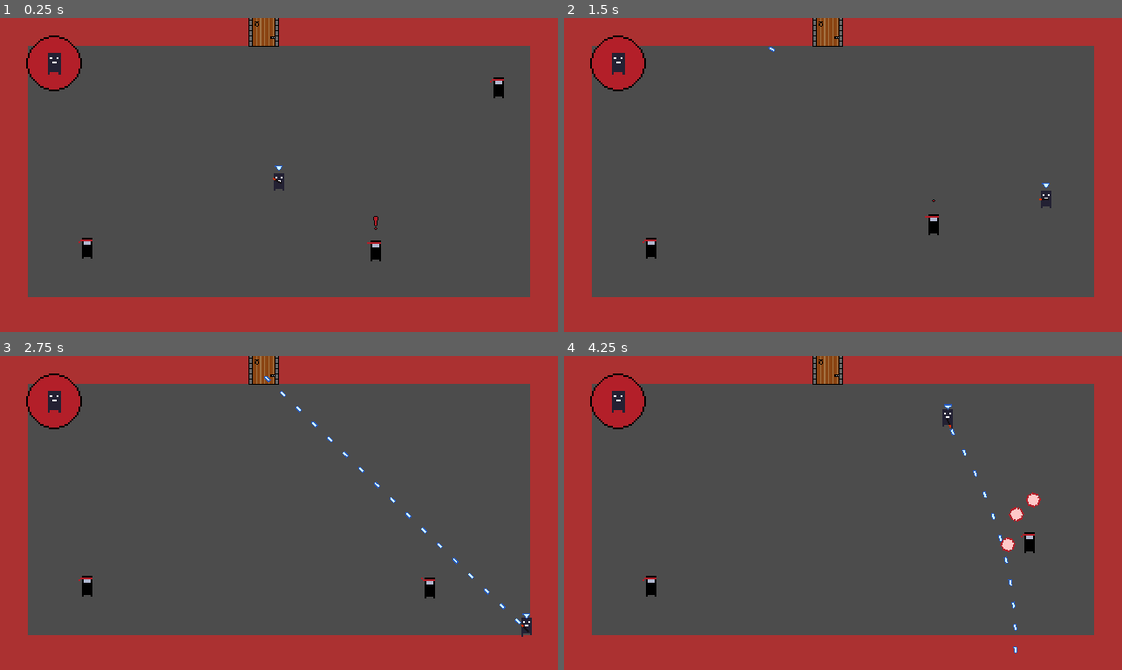
Above: before the commit, frames 1-4 (two rows, left to right).
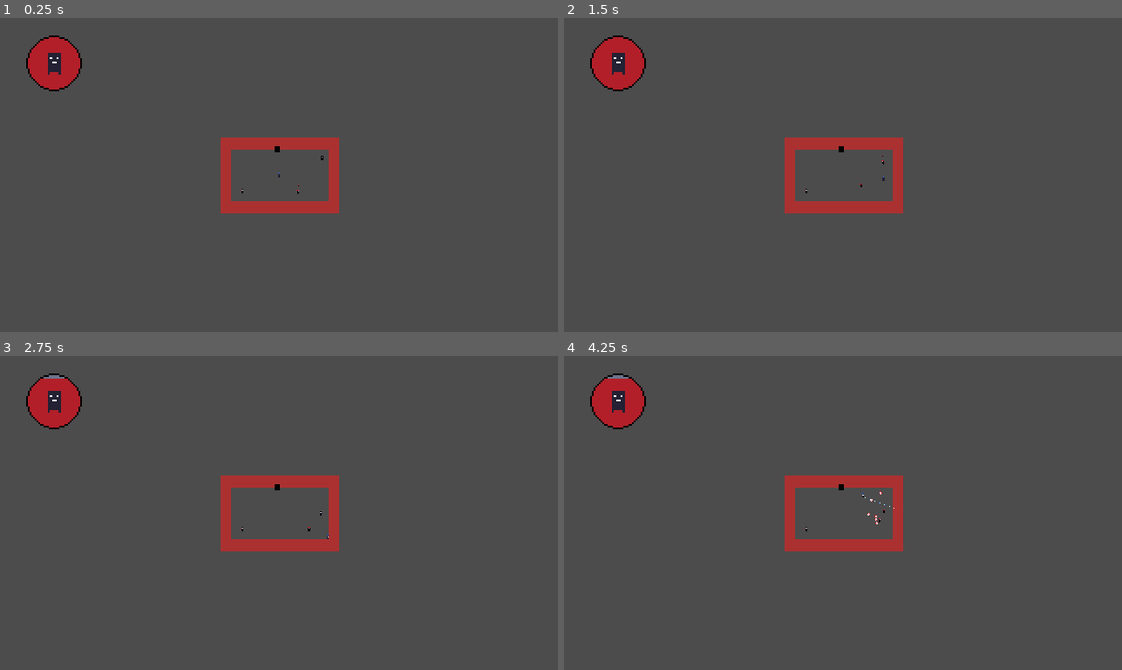
Above: after the commit, the same moments.

Repository: Mat12143/DreamOut
Game: Godot game, scene res://MatWorld.tscn
Two runs of this game, one before a commit and one after it. Both use one fixed random seed, a clock stepped at 60 frames per second and the inputs below. Before the commit the project starts from res://World.tscn.
Inputs (mouse positions are in pixels of both pictures, inside the frame that each line leads up to):
- Up to frame 1 (0.25 s): no input
- Up to frame 2 (1.5 s): tap Enter at 0.5, 1.35 s; move the mouse to (965, 159) at 0.52 s; press the mouse at (965, 159) at 0.53 s; hold Right (ui_right) 0.53-1.28 s; move the mouse to (731, 190) at 1.27 s; release the mouse at (731, 190) at 1.28 s; hold Down (ui_down) from 1.28 s (still down)
- Up to frame 3 (2.75 s): move the mouse to (334, 443) at 2.02 s; release Down (ui_down) at 2.03 s; press the mouse at (334, 443) at 2.03 s; hold Right (ui_right) from 2.03 s (still down)
- Up to frame 4 (4.25 s): move the mouse to (815, 575) at 2.77 s; release Right (ui_right) at 2.78 s; release the mouse at (815, 575) at 2.78 s; hold Up (ui_up) 2.78-3.53 s; tap Enter at 2.85 s; move the mouse to (1010, 560) at 3.52 s; press the mouse at (1010, 560) at 3.53 s; hold Left (ui_left) from 3.53 s (still down)

The runs differ from the first frame. In frame 1, 31% of the frame differs, in the area x 0-100%, y 0-100%; in frame 2, 31%; in frame 3, 31%; in frame 4, 31%.

Commit message:
Sistema di Generazione Stanze + BackDoor

Diff:
--- /dev/null
+++ b/MatWorld.tscn
@@ -0,0 +1,83 @@
+[gd_scene load_steps=10 format=2]
+
+[ext_resource path="res://scenes/Player.tscn" type="PackedScene" id=1]
+[ext_resource path="res://scripts/DugeonSpawn.gd" type="Script" id=2]
+[ext_resource path="res://sprites/Player/giuratore.png" type="Texture" id=3]
+[ext_resource path="res://sfx/music/temporaryMusic.mp3" type="AudioStream" id=4]
+[ext_resource path="res://sprites/playerBar.png" type="Texture" id=5]
+[ext_resource path="res://sprites/PlayerPortrait.png" type="Texture" id=6]
+[ext_resource path="res://scripts/GlobalEventManager.gd" type="Script" id=7]
+[ext_resource path="res://scripts/HUD.gd" type="Script" id=8]
+[ext_resource path="res://scripts/saveManager.gd" type="Script" id=9]
+
+[node name="World" type="YSort"]
+
+[node name="DungeonSpawn" type="Node2D" parent="."]
+script = ExtResource( 2 )
+
+[node name="Player" parent="." instance=ExtResource( 1 )]
+position = Vector2( 160, 91 )
+acceleration = 650
+max_speed = 150
+
+[node name="AudioStreamPlayer" type="AudioStreamPlayer" parent="."]
+stream = ExtResource( 4 )
+volume_db = -25.0
+
+[node name="HUD" type="CanvasLayer" parent="."]
+script = ExtResource( 8 )
+
+[node name="PortraitAndHealth" type="Control" parent="HUD"]
+margin_left = 15.0
+margin_top = 10.0
+margin_right = 48.0
+margin_bottom = 43.0
+__meta__ = {
+"_edit_use_anchors_": false
+}
+
+[node name="Portrait" type="TextureRect" parent="HUD/PortraitAndHealth"]
+margin_right = 32.0
+margin_bottom = 32.0
+texture = ExtResource( 6 )
+__meta__ = {
+"_edit_use_anchors_": false
+}
+
+[node name="HPBar" type="TextureProgress" parent="HUD/PortraitAndHealth/Portrait"]
+margin_top = 32.0
+margin_right = 32.0
+margin_bottom = 64.0
+rect_rotation = -90.0
+value = 100.0
+texture_progress = ExtResource( 5 )
+__meta__ = {
+"_edit_use_anchors_": false
+}
+
+[node name="TextureRect" type="TextureRect" parent="HUD/PortraitAndHealth/Portrait"]
+margin_left = 6.0
+margin_top = 6.0
+margin_right = 26.0
+margin_bottom = 26.0
+texture = ExtResource( 3 )
+expand = true
+__meta__ = {
+"_edit_use_anchors_": false
+}
+
+[node name="GlobalEventManager" type="Node2D" parent="."]
+script = ExtResource( 7 )
+
+[node name="Node2D" type="Node2D" parent="."]
+script = ExtResource( 9 )
+
+[node name="Camera2D" type="Camera2D" parent="."]
+position = Vector2( 160, 90 )
+current = true
+zoom = Vector2( 5, 5 )
+
+[connection signal="messageEntered" from="GlobalEventManager" to="GlobalEventManager" method="_on_GlobalEventManager_messageEntered"]
+[connection signal="playerHit" from="GlobalEventManager" to="Player" method="_on_GlobalEventManager_playerHit"]
+[connection signal="playerHit" from="GlobalEventManager" to="HUD" method="_on_GlobalEventManager_playerHit"]
+[connection signal="upgradePickedUp" from="GlobalEventManager" to="GlobalEventManager" method="_on_GlobalEventManager_upgradePickedUp"]
--- a/project.godot
+++ b/project.godot
@@ -21,7 +21,7 @@
 [application]
 
 config/name="Gioco Pazzo"
-run/main_scene="res://World.tscn"
+run/main_scene="res://MatWorld.tscn"
 config/icon="res://icon.png"
 
 [display]
--- a/rooms/StartRoom.tscn
+++ b/rooms/StartRoom.tscn
@@ -1,7 +1,6 @@
-[gd_scene load_steps=10 format=2]
+[gd_scene load_steps=5 format=2]
 
 [ext_resource path="res://tile.png" type="Texture" id=1]
-[ext_resource path="res://sprites/room/door.png" type="Texture" id=2]
 [ext_resource path="res://scenes/enemies/ninja.tscn" type="PackedScene" id=4]
 
 [sub_resource type="ConvexPolygonShape2D" id=1]
@@ -39,74 +38,18 @@
 } ]
 0/z_index = 0
 
-[sub_resource type="RectangleShape2D" id=3]
-extents = Vector2( 14, 15 )
-
-[sub_resource type="RectangleShape2D" id=4]
-extents = Vector2( 13.5, 15 )
-
-[sub_resource type="RectangleShape2D" id=5]
-extents = Vector2( 8.5, 20 )
-
-[sub_resource type="RectangleShape2D" id=6]
-extents = Vector2( 8.5, 18.5 )
-
 [node name="Room" type="Node2D"]
+scale = Vector2( 0.968171, 1.03736 )
+__meta__ = {
+"_edit_horizontal_guides_": [  ]
+}
 
 [node name="Map" type="TileMap" parent="."]
 tile_set = SubResource( 2 )
 cell_size = Vector2( 16, 16 )
+show_collision = true
 format = 1
 tile_data = PoolIntArray( -1, 0, 0, -65536, 0, 0, -65535, 0, 0, -65534, 0, 0, -65533, 0, 0, -65532, 0, 0, -65531, 0, 0, …(1541 unchanged characters)…
-
-[node name="Right" type="Area2D" parent="."]
-visible = false
-position = Vector2( 0, 83 )
-
-[node name="Sprite" type="Sprite" parent="Right"]
-position = Vector2( 7, 0 )
-scale = Vector2( 0.05, 0.05 )
-texture = ExtResource( 2 )
-
-[node name="CollisionShape2D" type="CollisionShape2D" parent="Right"]
-position = Vector2( 13, -4 )
-shape = SubResource( 3 )
-
-[node name="Left" type="Area2D" parent="."]
-visible = false
-position = Vector2( 312, 90 )
-
-[node name="Sprite" type="Sprite" parent="Left"]
-scale = Vector2( 0.05, 0.05 )
-texture = ExtResource( 2 )
-
-[node name="CollisionShape2D" type="CollisionShape2D" parent="Left"]
-position = Vector2( -4.5, -4 )
-shape = SubResource( 4 )
-
-[node name="Up" type="Area2D" parent="."]
-visible = false
-position = Vector2( 151, 5 )
-
-[node name="Sprite" type="Sprite" parent="Up"]
-scale = Vector2( 0.05, 0.05 )
-texture = ExtResource( 2 )
-
-[node name="CollisionShape2D" type="CollisionShape2D" parent="Up"]
-position = Vector2( 0.5, 1 )
-shape = SubResource( 5 )
-
-[node name="Down" type="Area2D" parent="."]
-visible = false
-position = Vector2( 154, 178 )
-
-[node name="Sprite" type="Sprite" parent="Down"]
-scale = Vector2( 0.05, 0.05 )
-texture = ExtResource( 2 )
-
-[node name="CollisionShape2D" type="CollisionShape2D" parent="Down"]
-position = Vector2( 0.5, -7.5 )
-shape = SubResource( 6 )
 
 [node name="Enemy" parent="." instance=ExtResource( 4 )]
 position = Vector2( 50, 130 )
@@ -117,4 +60,17 @@
 [node name="Enemy3" parent="." instance=ExtResource( 4 )]
 position = Vector2( 221, 138 )
 
-[connection signal="body_entered" from="Down" to="Right" method="_on_Down_body_entered"]
+[node name="Up" type="Node2D" parent="."]
+position = Vector2( 153, 15.424 )
+
+[node name="Left" type="Node2D" parent="."]
+position = Vector2( 15.493, 90 )
+
+[node name="Right" type="Node2D" parent="."]
+position = Vector2( 304.698, 90 )
+
+[node name="Down" type="Node2D" parent="."]
+position = Vector2( 153, 160.022 )
+
+[node name="CameraPlayerSpawn" type="Node2D" parent="."]
+position = Vector2( 153.898, 90.6146 )
--- /dev/null
+++ b/scenes/Door.tscn
@@ -0,0 +1,27 @@
+[gd_scene load_steps=4 format=2]
+
+[ext_resource path="res://scripts/Door.gd" type="Script" id=1]
+[ext_resource path="res://sprites/door.png" type="Texture" id=2]
+
+[sub_resource type="RectangleShape2D" id=3]
+extents = Vector2( 8.26301, 7.71192 )
+
+[node name="Door" type="Area2D"]
+scale = Vector2( 1.00842, 1.0112 )
+script = ExtResource( 1 )
+__meta__ = {
+"_edit_group_": true
+}
+
+[node name="Sprite" type="Sprite" parent="."]
+texture = ExtResource( 2 )
+
+[node name="CollisionShape2D" type="CollisionShape2D" parent="."]
+scale = Vector2( 1, 1.0067 )
+shape = SubResource( 3 )
+
+[node name="Cast" type="RayCast2D" parent="."]
+cast_to = Vector2( 0, -100 )
+collide_with_areas = true
+
+[connection signal="body_entered" from="." to="." method="_on_Door_body_entered"]
--- /dev/null
+++ b/scripts/Door.gd
@@ -0,0 +1,39 @@
+extends Area2D
+
+var room
+var direction
+var backDoor = false
+var passedDoor = false
+var nextRoom
+
+func set_current_room(actualRoom, pickedDirection):
+
+	room = actualRoom
+	direction = pickedDirection
+
+func set_back_door():
+	backDoor = true
+
+func _on_Door_body_entered(body):
+
+	if (body.get_name() != "Player"): return 0
+
+	#if (collided == 2): return true
+	#else:
+		#collided += 1
+
+	var dungeonSpawn = get_tree().get_current_scene().get_node("DungeonSpawn")
+
+	print(nextRoom)
+
+	if (passedDoor):
+		dungeonSpawn.next_room(nextRoom)
+
+
+	elif (backDoor):
+		dungeonSpawn.back_door(room)
+
+	else:
+
+		nextRoom = dungeonSpawn.make_new_room(room, direction)
+		passedDoor = true
--- a/scripts/DugeonSpawn.gd
+++ b/scripts/DugeonSpawn.gd
@@ -1,28 +1,126 @@
 extends Node2D
 
 onready var roomTemplate = preload("res://rooms/StartRoom.tscn")
+onready var door = preload("res://scenes/Door.tscn")
+onready var Player = get_tree().get_current_scene().get_node("Player")
+onready var camera = get_tree().get_current_scene().get_node("Camera2D")
+
+const roomSizeX = 340
+const roomSizeY = 215
+const spaceBeetweenRooms = 10
+
+var rooms = []
+var playerMoves = []
+
+func make_new_room(lastRoom, startDirection):
+
+	var spawnDirection
+	var newRoomPos
+
+	if (startDirection == "Up"):
+		spawnDirection = "Down"
+		newRoomPos = Vector2(lastRoom.position.x, lastRoom.position.y - roomSizeY - spaceBeetweenRooms)
+
+	if (startDirection == "Down"):
+		spawnDirection = "Up"
+		newRoomPos = Vector2(lastRoom.position.x , lastRoom.position.y + roomSizeY + spaceBeetweenRooms)
+
+	if (startDirection == "Right"):
+		spawnDirection = "Left"
+		newRoomPos = Vector2(lastRoom.position.x + roomSizeX + spaceBeetweenRooms, lastRoom.position.y)
+
+	if (startDirection == "Left"):
+		spawnDirection = "Right"
+		newRoomPos = Vector2(lastRoom.position.x - roomSizeX - spaceBeetweenRooms, lastRoom.position.y)
+
+	return make_room(newRoomPos, spawnDirection)
+
+var directions = ["Up", "Down", "Left", "Right"]
+var newDirections
+var room
+const addX = 153
+const addY = 90
+
+var lastRoomDeleted
+
+func map(value, InputA, InputB, OutputA, OutputB):
+	return(value - InputA) / (InputB - InputA) * (OutputB - OutputA) + OutputA
+
+func next_room(roomToGo):
+
+	var room = roomToGo
+
+	var newPos = Vector2(room.position.x + addX, room.position.y + addY)
+
+	camera.position = newPos
+	Player.position = newPos
+
+	playerMoves.append(room)
+
+func back_door(room):
+
+	var doorRoom = playerMoves.find(room)
+	var backRoom = playerMoves[doorRoom - 1]
+
+	room = backRoom
+
+	var newPos = Vector2(room.position.x + addX, room.position.y + addY)
+
+	camera.position = newPos
+	Player.position = newPos
+
+	playerMoves.append(room)
+
+
+
+func make_room(position, spawnDoorPosition):
+
+	room = roomTemplate.instance()
+	add_child(room)
+	room.position = position
+
+	var maxIndex = 3
+
+	if (spawnDoorPosition != "None"):
+		maxIndex = 2
+		newDirections = directions.duplicate()
+		newDirections.erase(spawnDoorPosition)
+
+		var lastRoom = door.instance()
+		room.add_child(lastRoom)
+		lastRoom.position = room.get_node(spawnDoorPosition).position
+		lastRoom.set_back_door()
+		lastRoom.set_current_room(room, spawnDoorPosition)
+
+	else:
+		newDirections = directions
+
+	print(newDirections)
+
+	var randI = randi() % maxIndex
+	var pickedDirection
+
+	for i in range(0, maxIndex):
+		if (i == randI):
+			pickedDirection = newDirections[i]
+			break
+
+	print(pickedDirection)
+	var posToSpawn = room.get_node(pickedDirection)
+	var spawnedDoor = door.instance()
+	room.add_child(spawnedDoor)
+	spawnedDoor.set_current_room(room, pickedDirection)
+	spawnedDoor.position = posToSpawn.position
+
+	var newPos = Vector2(room.position.x + addX, room.position.y + addY)
+
+	camera.position = newPos
+	Player.position = newPos
+
+	rooms.append(room)
+	playerMoves.append(room)
+	return room
 
 func _ready():
 	randomize()
-	make_start_room()
-
-func make_start_room():
-
-
-	var firstRoom = roomTemplate.instance()
-	add_child(firstRoom)
-	firstRoom.position = get_parent().position
-
-	var randI = randi() % 4
-	var index = 0
-	var pickedRoom
-
-	for room in firstRoom.get_children():
-		if (room.name != "Map"):
-			if (randI == index):
-				pickedRoom = room
-				break
-			else:
-				index += 1
-
-	pickedRoom.visible = true
+	make_room(get_parent().position, "None")
Binary file added: sprites/door.png
Not shown, added: sprites/door.png.import
